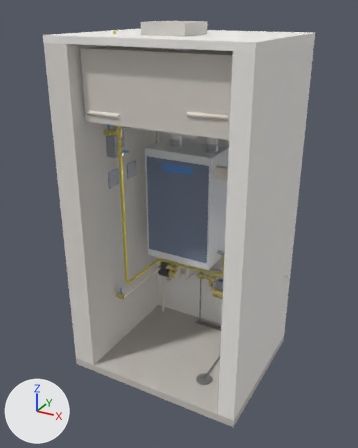
The glTF model boiler_closet.glb as it was, and as the next commit left it.
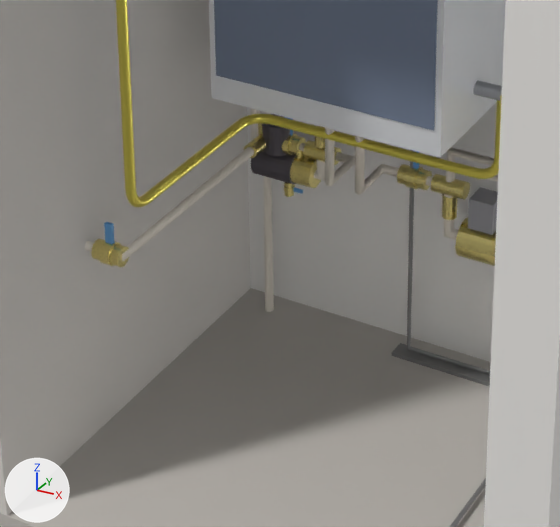
Old and new are each drawn whole from a 50 mm camera at (1.79, -2.1, 2.21) aimed at (0.42, 0.41, 0.96) and again close up on the part from 26% to 67% of the width and 51% to 82% of the height. Lighting does not change. The marker at lower left points along +X, +Y and +Z. The older version's two pictures come first. Where no turn or scale is listed for an object, it has been applied to the vertices. Vertices at exactly the same position are counted once.

Script lines for the objects in view, before the commit:
```python
me_exp_run = bpy.data.meshes.new('Exp_Run')
me_exp_run.from_pydata(...)  # a 16-sided cylinder along x spanning x 0.7366..0.8636, y 0.7525..0.7715, z 1.0065..1.0255
me_exp_run.materials.append(mat_cpvc)  # white #f1eadd
me_exptee = bpy.data.meshes.new('ExpTee')
me_exptee.from_pydata(...)  # a 24-sided cylinder along z spanning x -0.0229..0.0229, y -0.0229..0.0229, z -0.0444..0.0444
me_exptee.materials.append(mat_sharkbite)  # yellow #e5d689
me_exptee_br = bpy.data.meshes.new('ExpTee_br')
me_exptee_br.from_pydata(...)  # a 24-sided cylinder along x spanning x -0.0318..0.0318, y -0.0194..0.0194, z -0.0194..0.0194
me_exptee_br.materials.append(mat_sharkbite)  # yellow #e5d689
me_gas_line = bpy.data.meshes.new('Gas_Line')
me_gas_line.from_pydata(...)  # 464 vertices, 924 faces; spans x 0.09..0.63, y 0.24..0.68, z 0.5..2.08
me_gas_line.materials.append(mat_csst)  # yellow #eadd61
me_rinnaiface = bpy.data.meshes.new('RinnaiFace')
me_rinnaiface.from_pydata(...)  # a box spanning x 0.114..0.559, y 0.52..0.523, z 0.66..1.324
me_rinnaiface.materials.append(mat_rinnai_face)  # greyish blue #7c89a0
ob_exp_run = bpy.data.objects.new('Exp_Run', me_exp_run)
ob_exp_run.location = (0.0, 0.0, 0.0)
ob_exptee = bpy.data.objects.new('ExpTee', me_exptee)
ob_exptee.location = (0.864, 0.762, 1.016)
ob_exptee_br = bpy.data.objects.new('ExpTee_br', me_exptee_br)
ob_exptee_br.location = (0.809, 0.762, 1.016)
ob_gas_line = bpy.data.objects.new('Gas_Line', me_gas_line)
ob_gas_line.location = (0.0, 0.0, 0.0)
ob_rinnaiface = bpy.data.objects.new('RinnaiFace', me_rinnaiface)
ob_rinnaiface.location = (0.0, 0.0, 0.0)
# also in view: 'Cold_OutdoorTap' at (-0.05, 0.5, 0.41); 'WallRight' at (0.97, 0.44, 1.02); 'Rinnai' at (0.34, 0.67, 0.99); 'WallBack' at (0.46, 0.86, 1.02); 'CheckValve' at (0.15, 0.76, 0.36)
```
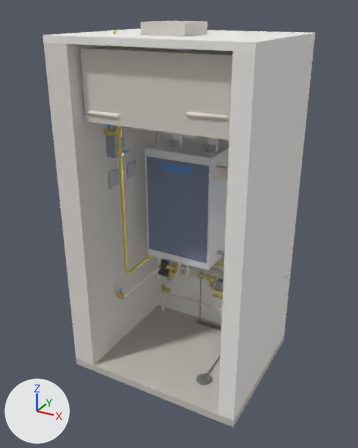
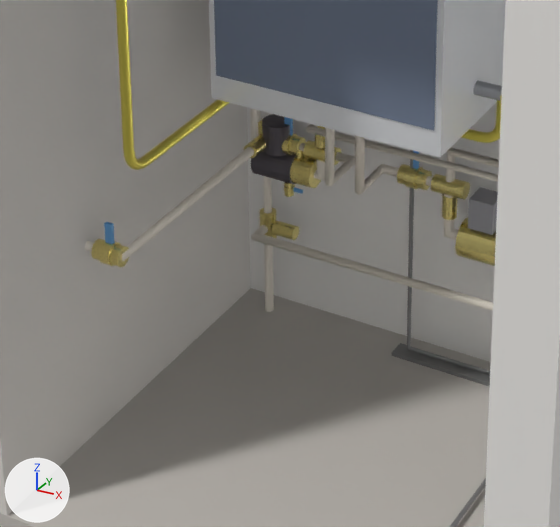
Boxes [x1, y1, x2, y2] around the edits, measured in the close-ups (560 x 527 px):
'Gas_Line', reshaped
    before: [116, 0, 502, 208]
    after: [116, 0, 502, 170]
'Exp_Run', reshaped (not visible before)
    after: [251, 225, 493, 311]
'ExpTee_br', moved (not visible before)
    after: [272, 221, 299, 240]
'ExpTee', moved (not visible before)
    after: [260, 208, 277, 238]
'ColdBlend_Run', unchanged, uncovered by the edit
    before: [310, 124, 498, 182]
    after: [306, 124, 498, 182]

What the commit changed:
me_gas_line is used by ob_gas_line; location (0.0, 0.0, 0.0).
me_gas_line had 464 vertices, 924 faces and spanned x 0.09..0.63, y 0.24..0.68, z 0.5..2.08.
me_gas_line now has 464 vertices, 924 faces and spans x 0.09..0.63, y 0.24..0.68, z 0.57..2.08.
me_gas_line part 1: all 432 vertices in x 0.09..0.63, y 0.24..0.68, z 0.5..0.56 are moved by (0.0, 0.0, 0.08).
me_exp_run is used by ob_exp_run; location (0.0, 0.0, 0.0).
me_exp_run had 32 vertices, 60 faces and spanned x 0.7366..0.8636, y 0.7525..0.7715, z 1.0065..1.0255.
me_exp_run now has 80 vertices, 156 faces and spans x 0.0667..0.7461, y 0.7017..0.762, z 0.1937..1.0255.
me_exp_run part 2: 30 vertices removed from x 0.7366..0.8636, y 0.7525..0.7715, z 1.0065..1.0255; 78 vertices added at x 0.0667..0.7461, y 0.7017..0.762, z 0.1937..1.0248.
Object 'ExpTee' (ob_exptee) moves from (0.864, 0.762, 1.016) to (0.076, 0.762, 0.203).
Object 'ExpTee_br' (ob_exptee_br) moves from (0.809, 0.762, 1.016) to (0.117, 0.762, 0.203).
